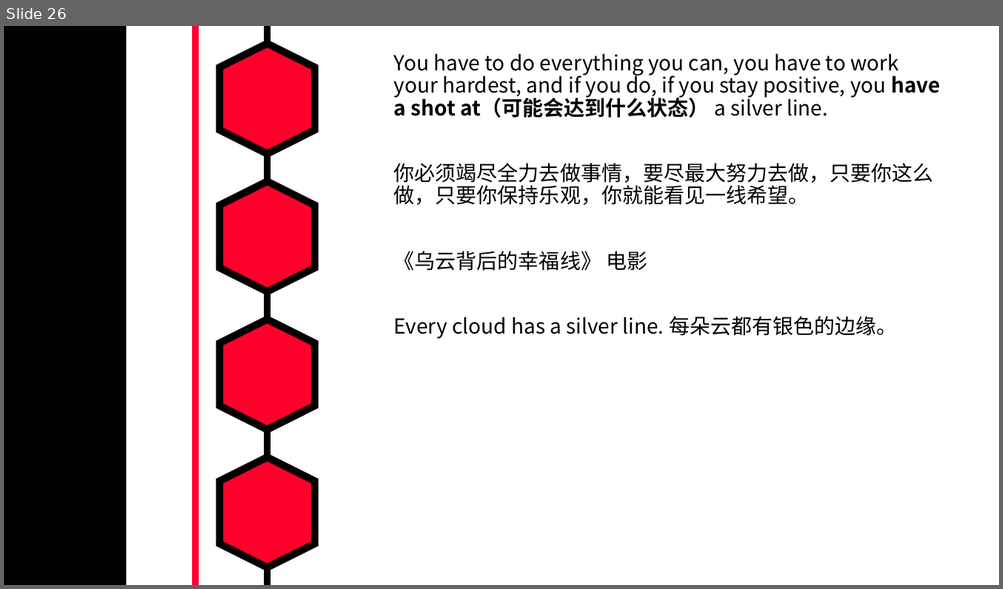
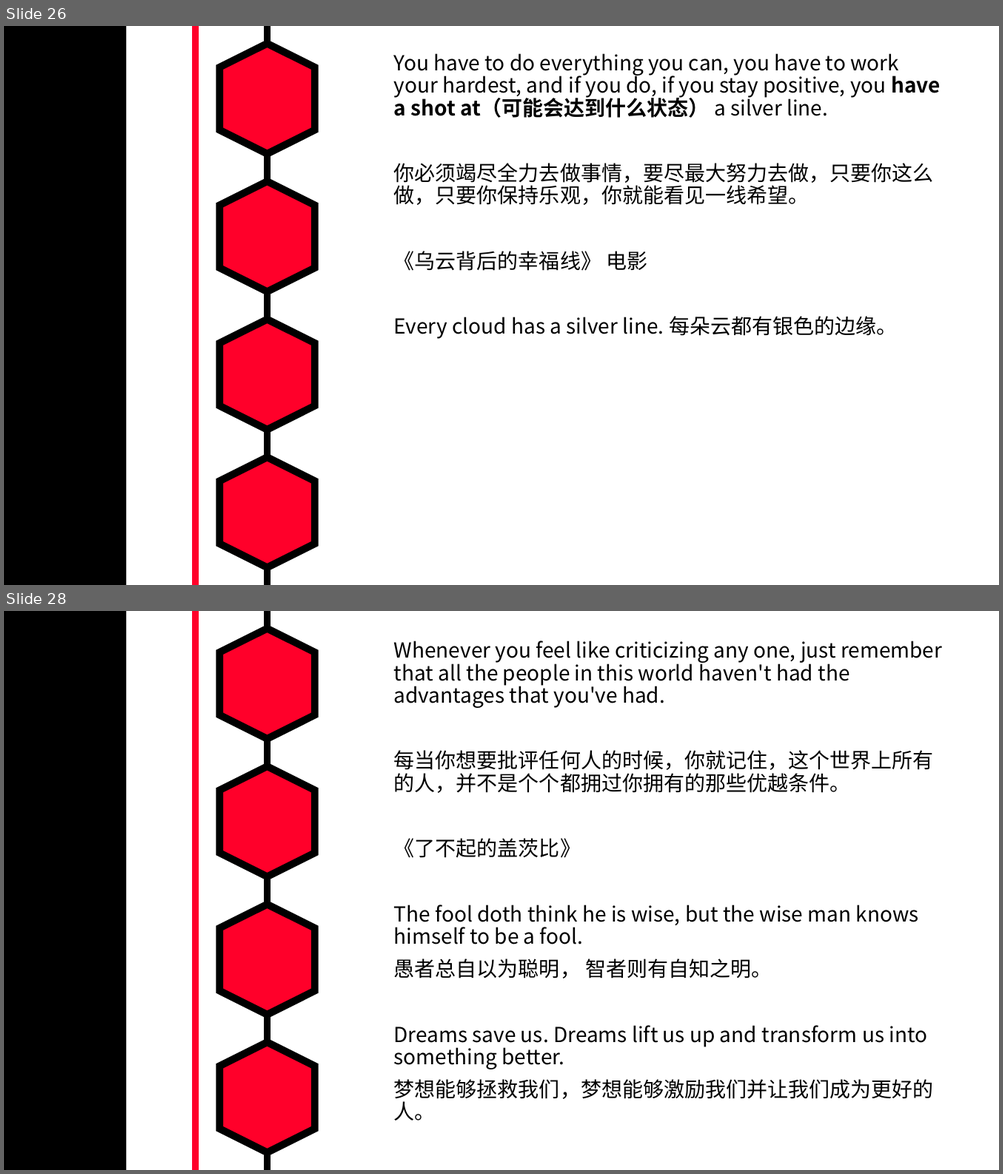
Before and after one commit to MarkShen1992/PPT-template, a slide deck: morning reading/iridescent english sentenses.pptx. Shown one above the other, each under a label of ours: slide 26 before the commit, slides 26 and 28 after it; the slides between them are not shown. The pictures are 1003x589 and 1003x1174 pixels, drawn with LibreOffice and Linux fonts; fonts in the diff are those of the drawing. Boxes give left, top, right and bottom in pixels: in the first picture for what was removed or moved away, otherwise in the second. Text is boxed around its words. In the diff, an @@ line names an element or a change of style, - is before the commit and + after.

```diff
--- a/morning reading/iridescent english sentenses.pptx
+++ b/morning reading/iridescent english sentenses.pptx
@@ slide 28 added at <box>4,611,999,1170</box>, background #FFFFFF; not listed: 7 template elements that a slide beside it also shows @@
@@ text added at <box>394,641,942,1121</box>, 20 pt, text #000000 @@
+Whenever you feel like criticizing any one, just remember that all the people in this world haven't had the advantages that you've had.
+每当你想要批评任何人的时候，你就记住，这个世界上所有的人，并不是个个都拥过你拥有的那些优越条件。
+《了不起的盖茨比》
+The fool doth think he is wise, but the wise man knows himself to be a fool.
+愚者总自以为聪明， 智者则有自知之明。
+Dreams save us. Dreams lift us up and transform us into something better.
+梦想能够拯救我们，梦想能够激励我们并让我们成为更好的人。
```
Also in this commit, not shown: 1 slide changed.
